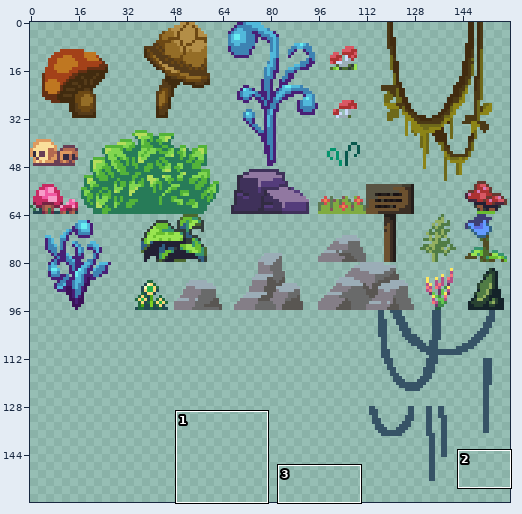
Two versions of one sprite sheet, assets/level1/props.png. Above, an overview of the earlier version with the close-up marked.
Close-up. First the earlier version:
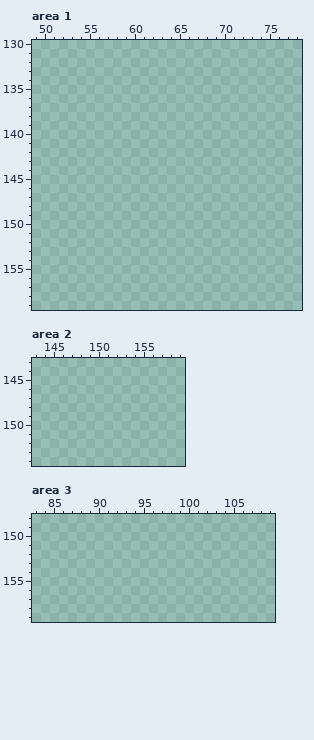
The file is 160x160 pixels. Colours within 5 levels of each other are drawn and written as one. Shown: area 1: x 49..78, y 130..159; area 2: x 143..159, y 143..154; area 3: x 83..109, y 148..159. The commit also changed other parts of the picture, which this record leaves out.
Now the later version:
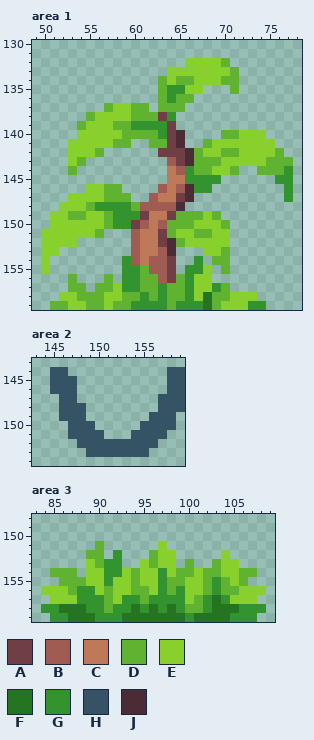
Palette (. is transparent): A #6f3f45  B #a05b53  C #bf7958  D #60b231  E #88d02c  F #257422  G #32932f  H #365366  J #4b2c36
Edits made:
Changed rows in their new state; - is an unchanged pixel.
Area 1:
first column x 50:
132 ----------------EEEED-------
133 --------------EEEEEEED------
134 -------------DEDDEEEDD------
135 -------------DGGEE---D------
136 -------------DGDD-----------
137 -------DEEDD-DDD------------
138 -----DEEEEDDDAG-------------
139 ----DEEEDDGGGGA-------------
140 ----EEEEEDDDDGAJ----DDEEE---
141 ---EEEEEDD--DDAJ--DEEEEEEE--
142 ---EEED------AAAJDEEDDEEEED-
143 ---ED---------BAJDDDEEEEEDDD
144 ---D----------CBGDDEED--DDDG
145 --------------CCGGGG------GG
146 -----EEDD----BCBJGG--------G
147 ---EEEEDDD--BCCAJ----------G
148 --EEEDGGGGDBBBBJ------------
149 -EEDDEEDGGGACCADDDED--------
150 -EEEEEEDGGABCBDDDEEED-------
151 EEEEEED---BCCADEEDDEE-------
152 EEEE------BCCAJDEEEEE-------
153 EE--------BCCBJ---EED-------
154 E--------GBCBBA--G-DD-------
155 E--------GGDBBA-GGE-D-------
156 ---D---D-GGDDBADGEE---------
157 ---DD-DDEGGDDGDDGEEGD-------
158 --EEDDDEEDDGDGDDGEFDDEEE----
159 -DDEEDDEDDGGGGDGGGFDEEEGG---
Area 2:
first column x 145:
144 HH-----------HH
145 HHH----------HH
146 HHH----------HH
147 -HH---------HHH
148 -HHH--------HHH
149 -HHH-------HHH-
150 --HHH-----HHHH-
151 --HHHH---HHHH--
152 ---HHHHHHHHH---
153 ----HHHHHHH----
Area 3:
first column x 84:
151 ------D------E-----------
152 -----DD-G---DEE-----E----
153 -----EDGG--EDEE-D--DEE---
154 -DDD-EEGGEDEEGEDDEDDEEDD-
155 --DDDEEGEEDEEGDDEEDGDED--
156 EEEDGGEDEEDDEGDGEEDGDDEEE
157 -EEEGGGDEGGDGGGGEDGFGEEE-
158 GGFFFGGDGGFGFGFGDDGFFFGGG
159 -GGFFFGGGFFFFFFFGFFFFGGG-
Pixel boxes of the changes (left, top, right, bottom) in both close-ups:
added: (41, 58, 293, 310)
added: (50, 367, 185, 457)
added: (41, 541, 266, 622)
